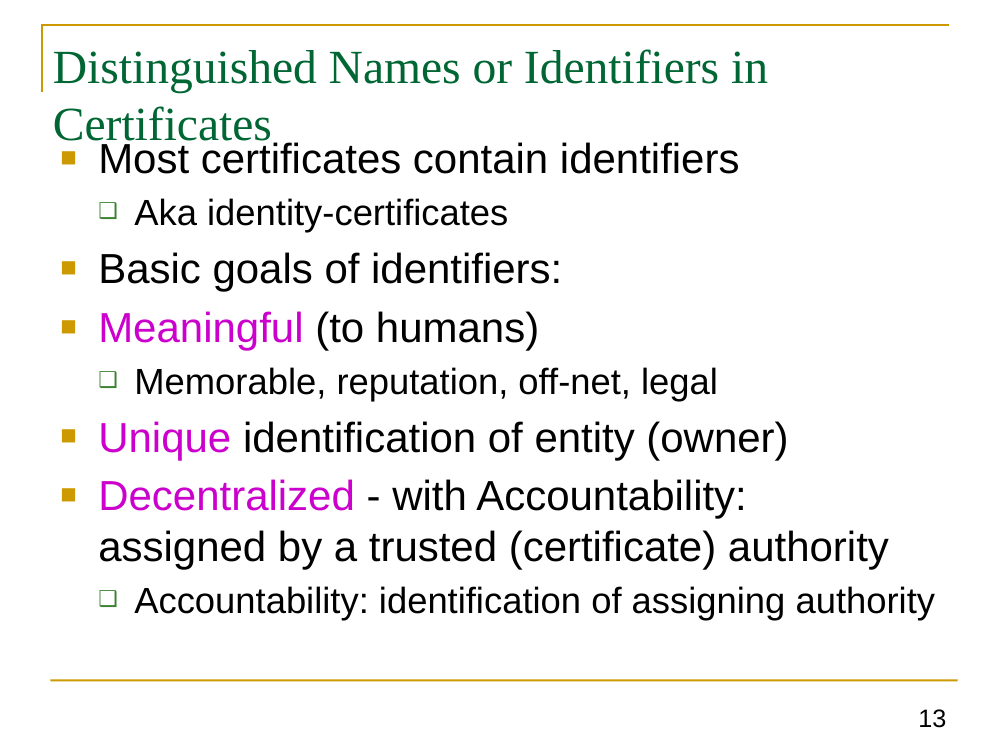
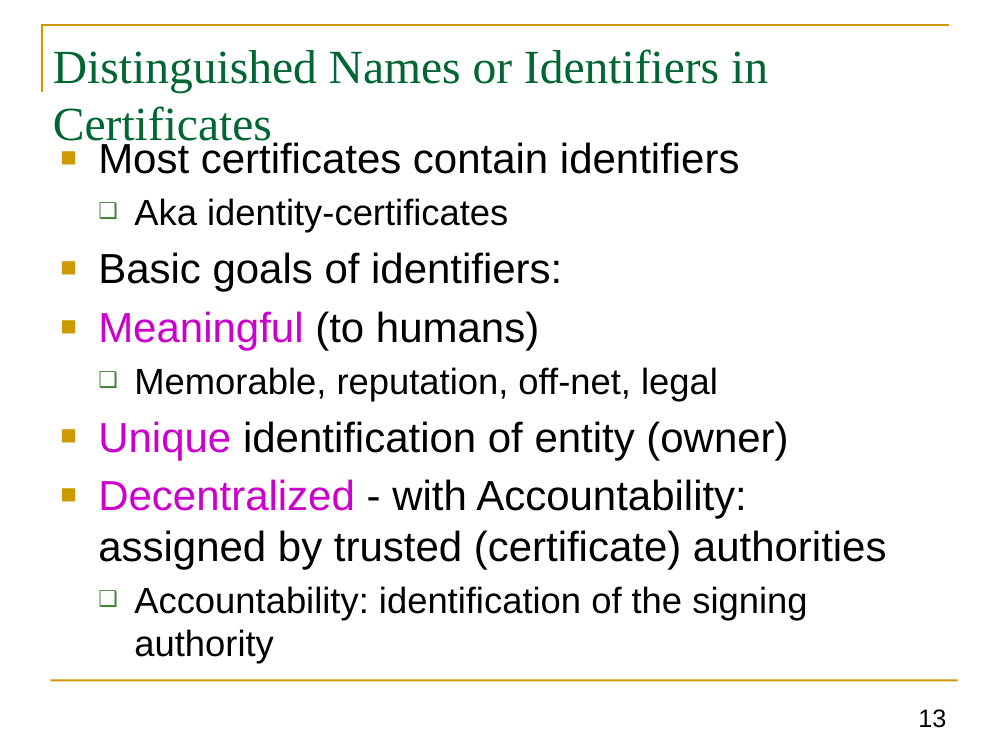
Before and after one commit to GhadaAlmashaqbeh/GhadaAlmashaqbeh.github.io, a slide deck: slide 13 of courses/cse3400-s2021/lecture12.pptx. Drawn at 1008x756 pixels with LibreOffice and Linux fonts; fonts in the diff are those of the drawing. Boxes give left, top, right and bottom in pixels: in the first picture for what was removed or moved away, otherwise in the second. Text is boxed around its words. In the diff, an @@ line names an element or a change of style, - is before the commit and + after.

Commit message:
update lecture 12

```diff
--- a/courses/cse3400-s2021/lecture12.pptx
+++ b/courses/cse3400-s2021/lecture12.pptx
@@ text at <box>98,479,887,664</box>: text changed @@
-■ Decentralized - with Accountability:
-  assigned by a trusted (certificate) authority
-  ❑ Accountability: identification of assigning authority
+■ Decentralized - with Accountability:
+  assigned by trusted (certificate) authorities
+  ❑ Accountability: identification of the signing authority
```
Also in this commit, not shown: 8 other slides changed, 3 other files.
